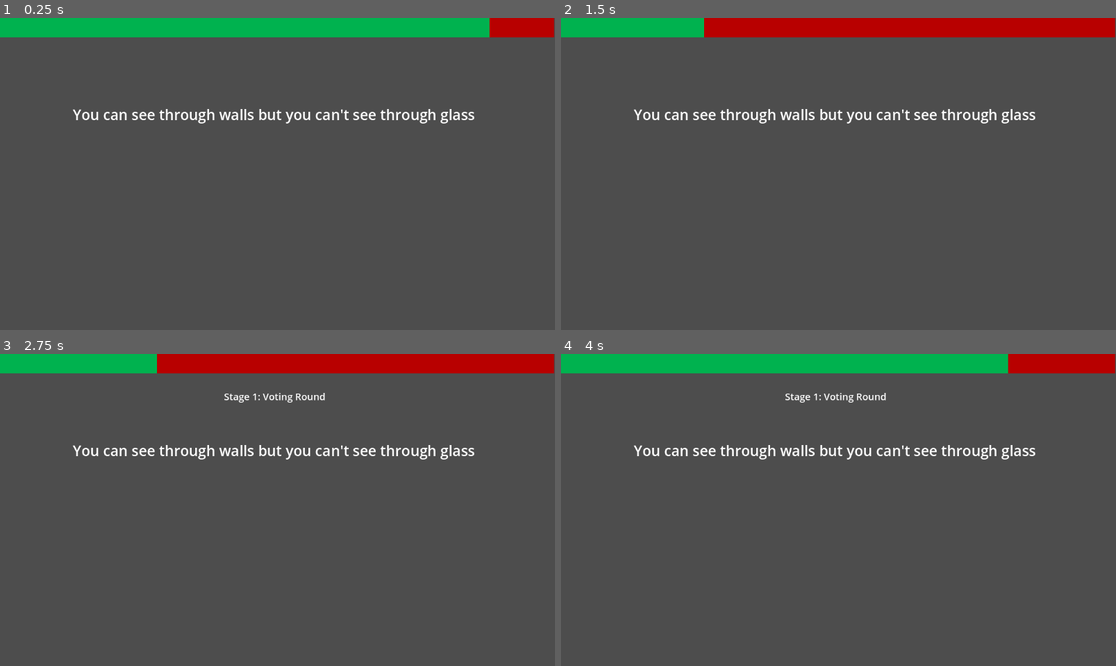
Above: before the commit, frames 1-4 (two rows, left to right).
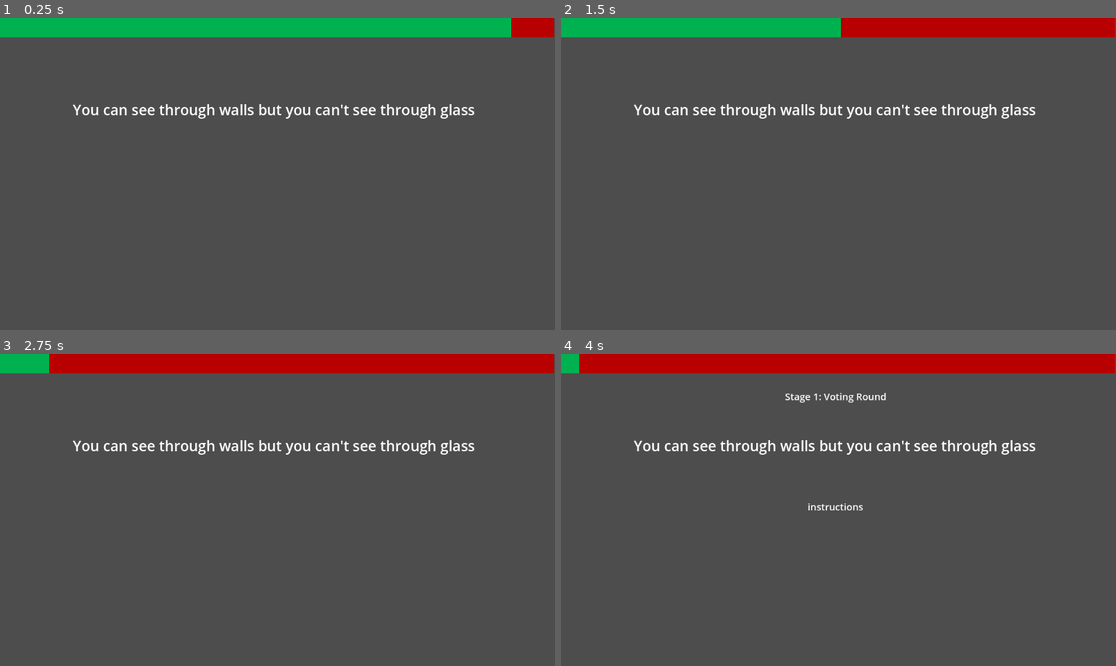
Above: after the commit, the same moments.

Repository: Beepered/WouldYouPressTheButton-Special
Game: Godot game, scene res://scenes/PlayScene.tscn
Same seed, same stepped clock (60 frames per second), same inputs: the game is played once before the commit and once after it. This scene is started directly instead of the project's main scene.
Inputs (mouse positions are in pixels of both pictures, inside the frame that each line leads up to):
- Up to frame 1 (0.25 s): no input
- Up to frame 2 (1.5 s): move the mouse to (960, 158) at 0.52 s; click (960, 158) at 0.67 s; move the mouse to (727, 189) at 1.27 s; click (727, 189) at 1.42 s
- Up to frame 3 (2.75 s): move the mouse to (333, 441) at 2.02 s; click (333, 441) at 2.17 s
- Up to frame 4 (4 s): move the mouse to (810, 572) at 2.77 s; click (810, 572) at 2.92 s; move the mouse to (1005, 556) at 3.52 s; click (1005, 556) at 3.67 s

The runs differ from the first frame. In frame 1, 1.9% of the frame differs, in the area x 13-93%, y 0-34%; in frame 2, 3.1%; in frame 3, 3.0%; in frame 4, 6.5%, in the area x 3-86%, y 0-51%.
Error before the commit: Modulo by zero error in operator '%'. (res://scripts/play/discussion.gd:222)

Commit message:
added instruction label and beginning points

Diff:
--- a/wouldyoupressthebutton-special/scenes/PlayScene.tscn
+++ b/wouldyoupressthebutton-special/scenes/PlayScene.tscn
@@ -9,8 +9,8 @@
 [sub_resource type="StyleBoxFlat" id="StyleBoxFlat_3lfi2"]
 bg_color = Color(1.92523e-06, 0.698328, 0.307629, 1)
 
-[sub_resource type="StyleBoxFlat" id="StyleBoxFlat_nmgo1"]
-bg_color = Color(0.992965, 0.362527, 0.163437, 1)
+[sub_resource type="StyleBoxFlat" id="StyleBoxFlat_lwrul"]
+bg_color = Color(1, 0.752197, 0.720927, 1)
 
 [node name="PlayScene" type="Node2D"]
 
@@ -26,11 +26,13 @@
 
 [node name="Button" type="Button" parent="."]
 offset_left = 505.0
-offset_top = 337.0
+offset_top = 412.0
 offset_right = 641.0
-offset_bottom = 454.0
+offset_bottom = 529.0
+theme_override_colors/font_hover_color = Color(1, 1, 1, 1)
+theme_override_colors/font_color = Color(1, 1, 1, 1)
 theme_override_font_sizes/font_size = 30
-theme_override_styles/normal = SubResource("StyleBoxFlat_nmgo1")
+theme_override_styles/normal = SubResource("StyleBoxFlat_lwrul")
 text = "PRESS"
 
 [node name="Discussion" type="CanvasLayer" parent="." node_paths=PackedStringArray("voteButton")]
@@ -53,13 +55,25 @@
 
 [node name="prompt" type="Label" parent="Discussion"]
 offset_left = 110.0
-offset_top = 117.0
+offset_top = 107.0
 offset_right = 1028.0
-offset_bottom = 284.0
+offset_bottom = 274.0
 theme_override_font_sizes/font_size = 30
-text = "Prompt"
+text = "prompt"
 horizontal_alignment = 1
 vertical_alignment = 1
+autowrap_mode = 3
+
+[node name="instructions" type="Label" parent="Discussion"]
+offset_left = 170.0
+offset_top = 282.0
+offset_right = 970.0
+offset_bottom = 352.0
+theme_override_font_sizes/font_size = 20
+text = "instructions"
+horizontal_alignment = 1
+vertical_alignment = 1
+autowrap_mode = 3
 
 [node name="Timer" type="Timer" parent="Discussion"]
 one_shot = true
--- a/wouldyoupressthebutton-special/scripts/global.gd
+++ b/wouldyoupressthebutton-special/scripts/global.gd
@@ -3,7 +3,6 @@
 
 extends Node
 
-var numPlayers = 0
 var numRounds = 5
 var discussTime = 20
 var voteTime = 5
--- a/wouldyoupressthebutton-special/scripts/play/discussion.gd
+++ b/wouldyoupressthebutton-special/scripts/play/discussion.gd
@@ -6,6 +6,7 @@
 @onready var timer = $Timer
 @onready var title = $title
 @onready var prompt = $prompt
+@onready var instructions = $instructions
 
 @export var voteButton: Button
 @export var initialWeight = 10 # Default weight for each player
@@ -21,6 +22,10 @@
 var finalVotes = {}
 var is_final_phase = false
 
+var chosenPrompt
+var persuader; var opposer
+var points = {} # ex: [a:2, b:0, c:1, d:5, e:2], just need the player's indicies to give points
+
 @onready var prompts = promptReader.get_text_list()
 
 func _ready() -> void:
@@ -30,6 +35,10 @@
 
 	# Initialize player weights
 	reset_player_weights()
+
+	# Initialize points array
+	for i in Global.playerNames:
+		points[i] = 0
 
 	# Initialize the voteButton
 	voteButton.visible = false
@@ -49,18 +58,23 @@
 	match stageNum:
 		1: # Show the initial prompt
 			title.visible = false
-			prompt.text = prompts[currentRound - 1]
-			time = 2
+			instructions.visible = false
+			chosenPrompt = prompts[currentRound - 1]
+			prompt.text = chosenPrompt
+			time = 3
 		2: # Each player votes on the prompt
 			title.visible = true
 			title.text = "Stage 1: Voting Round"
 			await start_voting_phase()
 			time = 1
 		3: # Assign roles to players
+			title.text = "Stage 2: Becoming Czar"
 			assign_roles()
-			time = 5
+			time = 6
 		4: # Discussion phase
 			title.text = "Stage 3: Discussion Phase"
+			instructions.visible = true
+			instructions.text = chosenPrompt
 			time = Global.discussTime
 		5: # Second voting round
 			title.text = "Stage 4: Final Voting Round"
@@ -90,13 +104,15 @@
 
 	# Show the voting button
 	voteButton.visible = true
+	instructions.visible = true
+	prompt.text = chosenPrompt
 
 	# Each player votes in turn
 	for i in range(Global.playerNames.size()):
 		var player = Global.playerNames[i]
 		currentPlayer = player # Set the current player
 		print("Player Turn:", player) # Debugging output
-		prompt.text = "%s, press or don't" % player
+		instructions.text = "%s, press or don't" % player
 		voteButton.modulate = Color(1, 0, 0)
 
 		# Set timer wait time and start
@@ -141,10 +157,10 @@
 
 func assign_roles() -> void:
 	# Weighted random selection for persuader
-	var persuader = weighted_random_pick()
+	persuader = weighted_random_pick()
 
 	# Weighted random selection for opposer (ensure it's not the same as persuader)
-	var opposer = weighted_random_pick([persuader])
+	opposer = weighted_random_pick([persuader])
 
 	# Assign roles
 	roles_assigned["Persuader"] = persuader
@@ -155,7 +171,8 @@
 	player_weights[opposer] -= 2
 
 	# Update prompt
-	prompt.text = "%s must convince to press, %s must convince not to press!" % [persuader, opposer]
+	prompt.text = "%s must convince to press\n%s must convince not to press!" % [persuader, opposer]
+	instructions.visible = false
 
 func calculate_scores() -> void:
 	# Placeholder for scoring logic
@@ -163,6 +180,8 @@
 	var pressVotes = 0
 	var dontPressVotes = 0
 	var changedVotes = {"Persuader": 0, "Opposer": 0}
+
+	instructions.visible = false
 
 	# Count final votes and track changes
 	for player in Global.playerNames:
@@ -183,11 +202,12 @@
 	# Determine the winner
 	var winner = ""
 	if pressVotes > dontPressVotes:
-		winner = "Persuader"
+		winner = persuader
 	elif dontPressVotes > pressVotes:
-		winner = "Opposer"
+		winner = opposer
 
 	# Assign points
+	points[winner] += 1; # but more
 
 	# Display results
 	prompt.text = "Pressed: %d, Didn't Press: %d\nWinner: %s" % [
